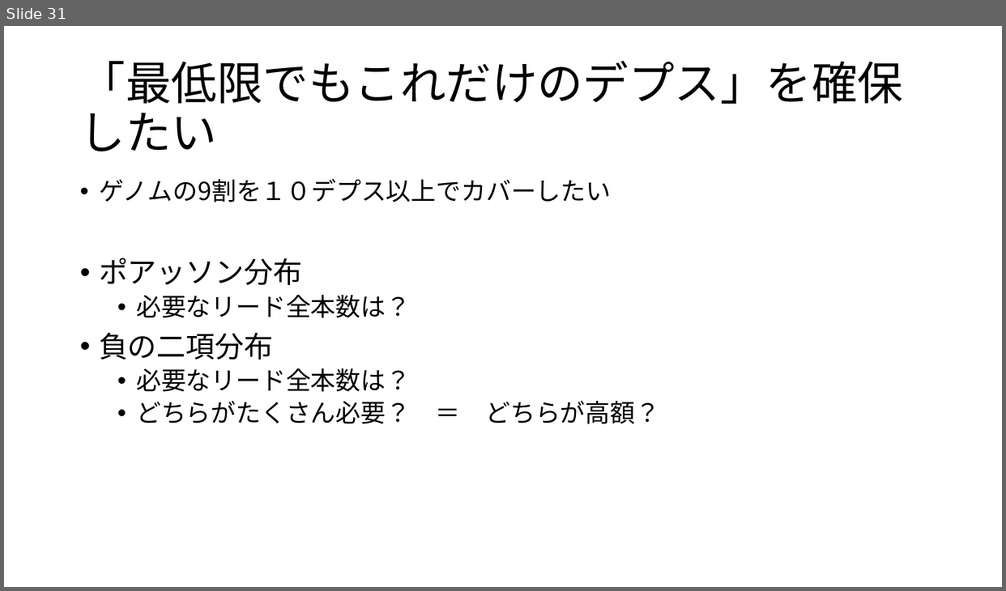
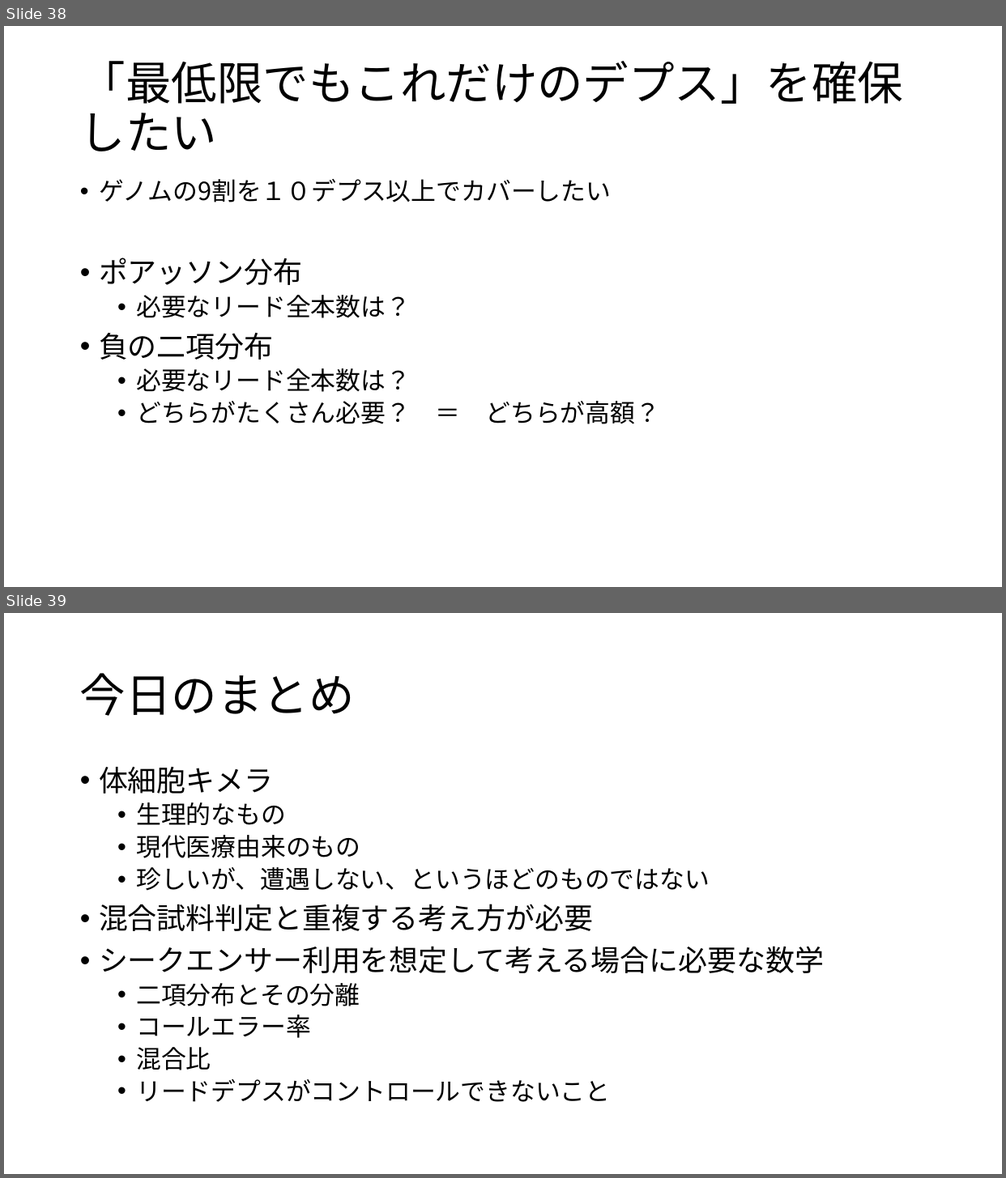
Before and after one commit to ryamada22/atom, a slide deck: Lectures2019/chimeraNGStyping2020Jan.pptx. Shown one above the other, each under a label of ours: slide 31 before the commit, slides 38 and 39 after it. The pictures are 1006x591 and 1006x1178 pixels, drawn with LibreOffice and Linux fonts; fonts in the diff are those of the drawing. Boxes give left, top, right and bottom in pixels: in the first picture for what was removed or moved away, otherwise in the second. Text is boxed around its words. In the diff, an @@ line names an element or a change of style, - is before the commit and + after.

Commit message:
法数学勉強会

```diff
--- a/Lectures2019/chimeraNGStyping2020Jan.pptx
+++ b/Lectures2019/chimeraNGStyping2020Jan.pptx
@@ slide 39 added at bbox=[4, 613, 1002, 1174], background #FFFFFF @@
@@ title added at bbox=[80, 673, 355, 716], 44 pt, text #000000 @@
+今日のまとめ
@@ text added at bbox=[99, 767, 824, 1102], 24 pt, text #000000 @@
+• 体細胞キメラ
+  • 生理的なもの
+  • 現代医療由来のもの
+  • 珍しいが、遭遇しない、というほどのものではない
+• 混合試料判定と重複する考え方が必要
+• シークエンサー利用を想定して考える場合に必要な数学
+  • 二項分布とその分離
+  • コールエラー率
+  • 混合比
+  • リードデプスがコントロールできないこと
@@ what was slide 31 is now slide 38 @@
```
Also in this commit, not shown: 3 slides changed, 8 other slides added, 1 other file.
